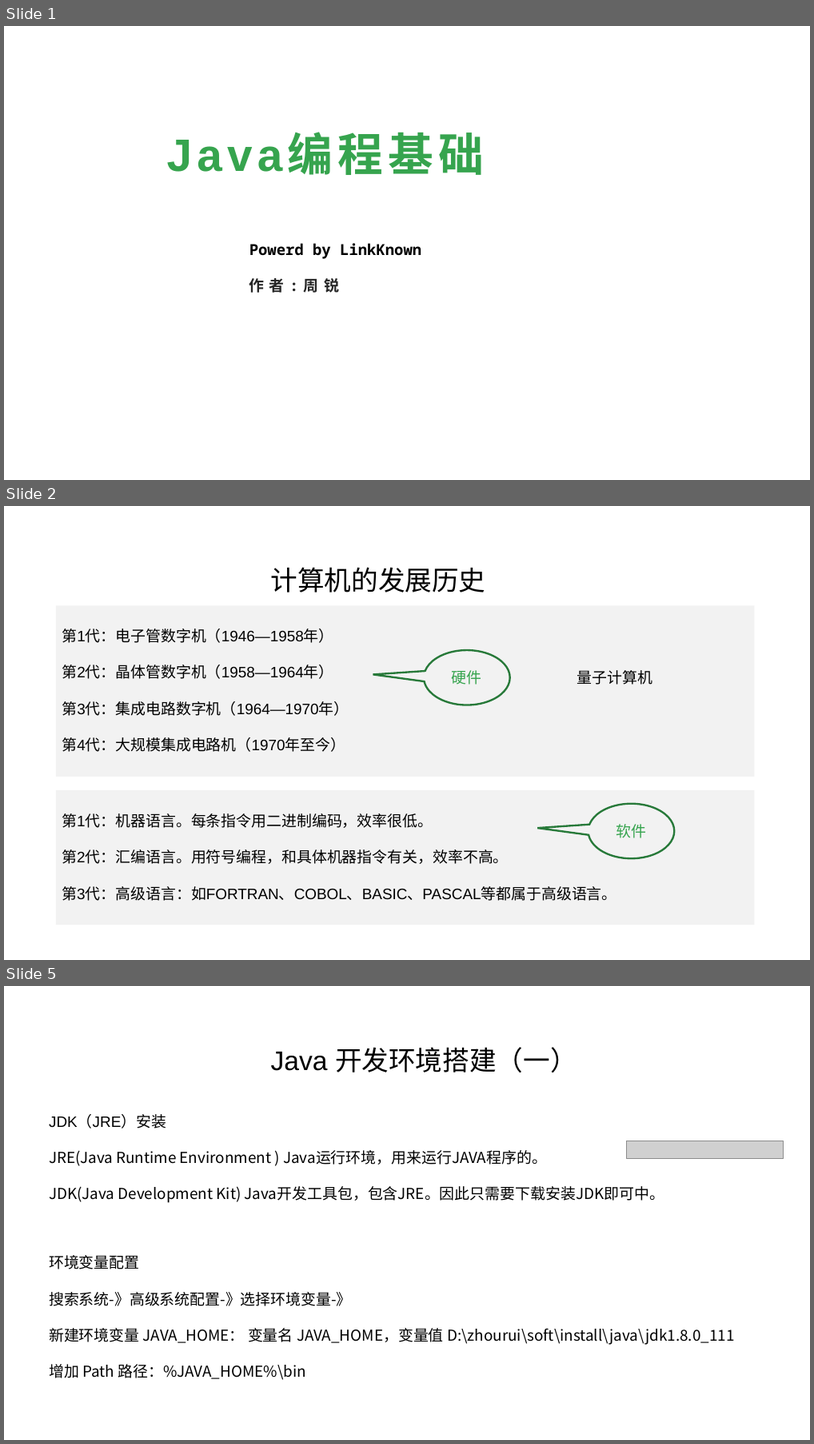
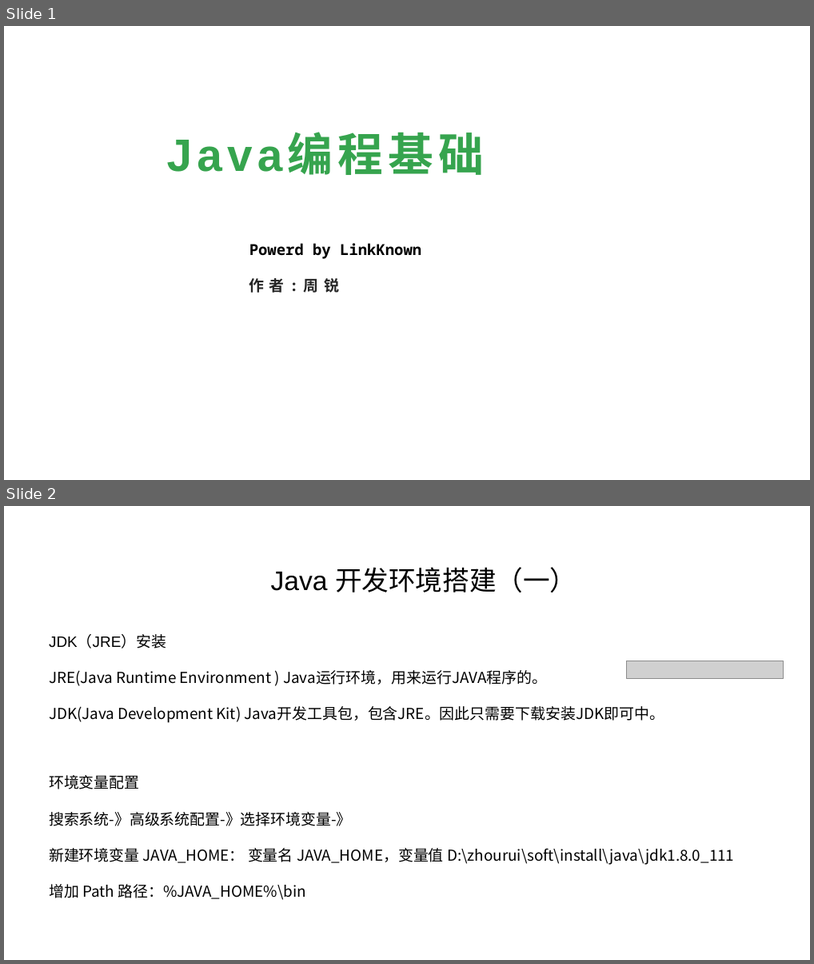
Before and after one commit to linkknown/PPT, a slide deck: 基础PPT/Java编程基础.pptx. Shown one above the other, each under a label of ours: slides 1, 2 and 5 before the commit, slides 1 and 2 after it; the slides between them are not shown. The pictures are 814x1444 and 814x964 pixels, drawn with LibreOffice and Linux fonts; fonts in the diff are those of the drawing; grey boxes stand for pictures; background and template pictures are left out. Boxes give left, top, right and bottom in pixels: in the first picture for what was removed or moved away, otherwise in the second. Text is boxed around its words. In the diff, an @@ line names an element or a change of style, - is before the commit and + after.

Commit message:
增加编程入门、优化教学线路图

```diff
--- a/基础PPT/Java编程基础.pptx
+++ b/基础PPT/Java编程基础.pptx
@@ slide 2 removed at (4, 506, 810, 960), background picture (left out) @@
@@ text removed at (271, 567, 486, 592) @@
-计算机的发展历史
@@ rectangle removed at (56, 605, 754, 776) @@
-第1代：电子管数字机（1946—1958年）
-第2代：晶体管数字机（1958—1964年）
-第3代：集成电路数字机（1964—1970年）
-第4代：大规模集成电路机（1970年至今）
@@ speech bubble removed at (425, 650, 510, 705) @@
-硬件
@@ text removed at (578, 670, 653, 684) @@
-量子计算机
@@ rectangle removed at (56, 790, 754, 924) @@
-第1代：机器语言。每条指令用二进制编码，效率很低。
-第2代：汇编语言。用符号编程，和具体机器指令有关，效率不高。
-第3代：高级语言：如FORTRAN、COBOL、BASIC、PASCAL等都属于高级语言。
@@ speech bubble removed at (588, 804, 674, 859) @@
-软件
@@ what was slide 5 is now slide 2 @@
```
Also in this commit, not shown: 2 other slides removed, 2 other files.
